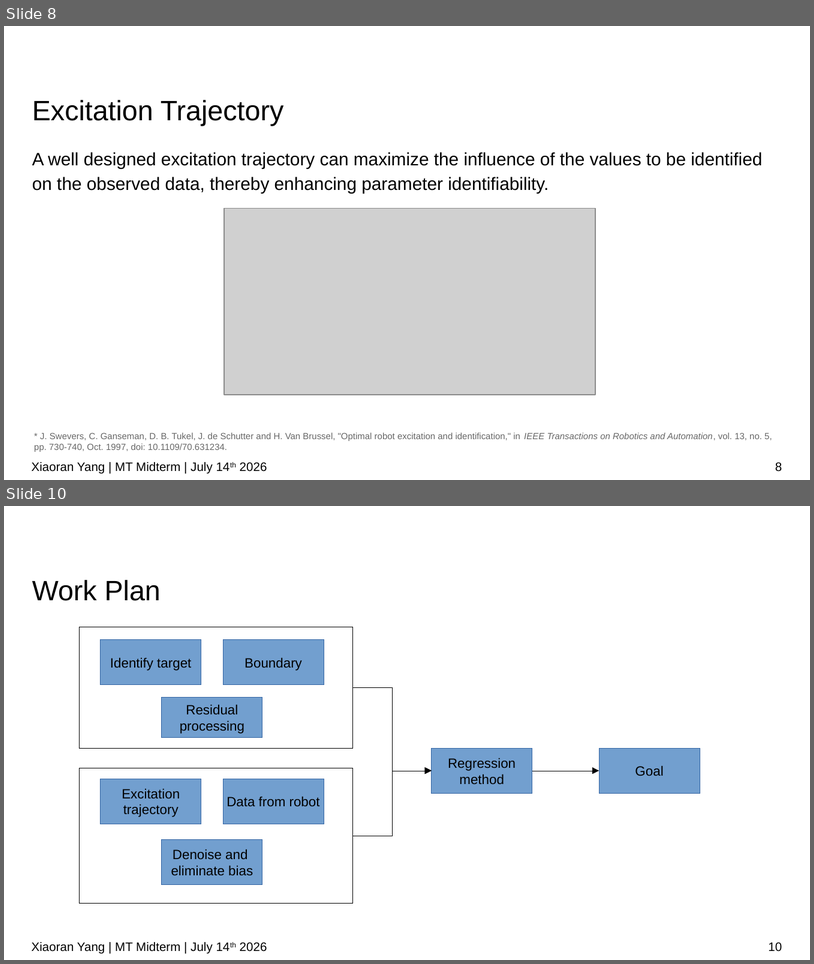
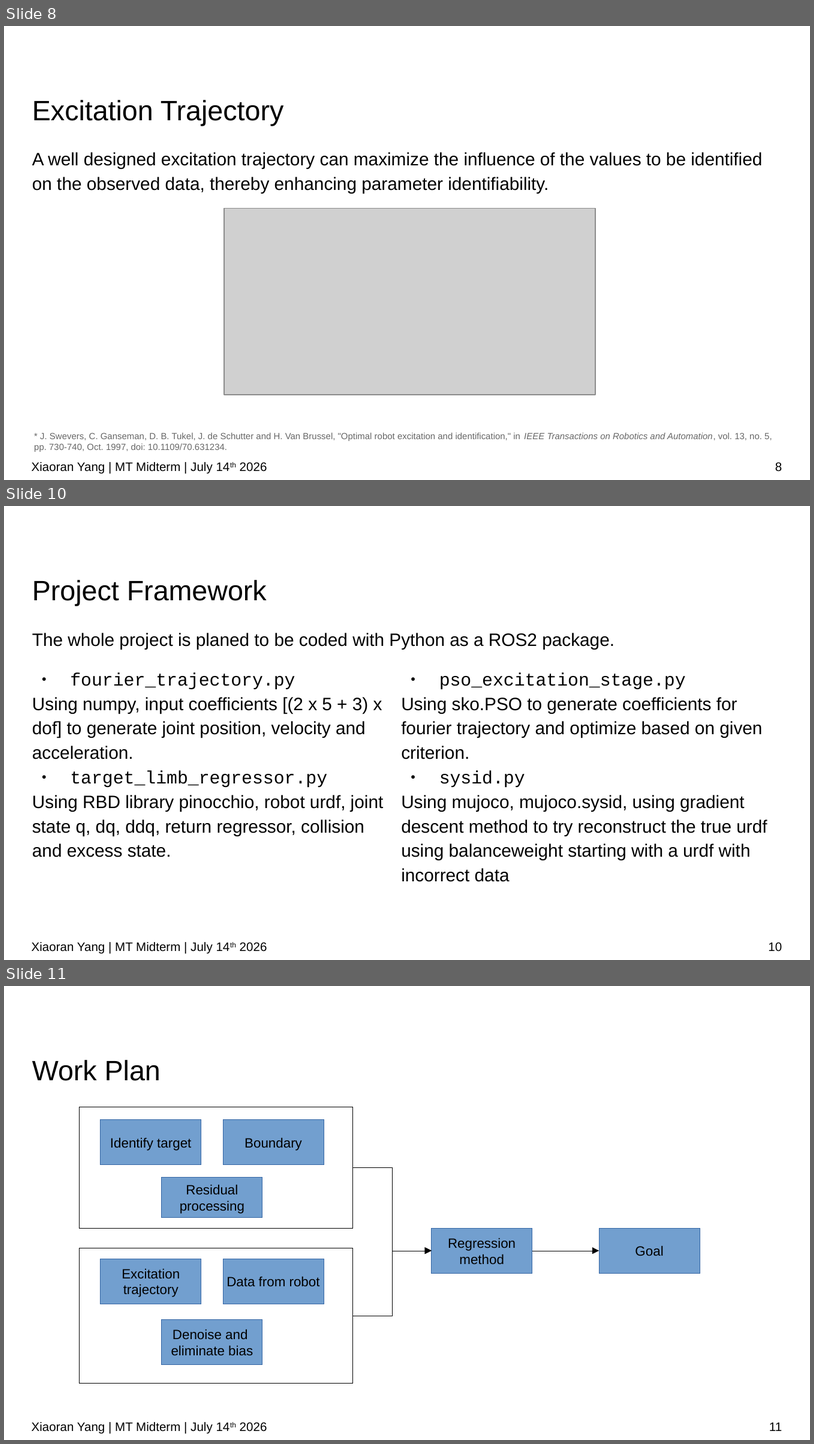
Before and after one commit to IDoccupled/identification, a slide deck: presentation/Midterm.odp. Shown one above the other, each under a label of ours: slides 8 and 10 before the commit, slides 8, 10 and 11 after it; the slides between them are not shown. The pictures are 814x964 and 814x1444 pixels, drawn with LibreOffice and Linux fonts; fonts in the diff are those of the drawing; grey boxes stand for pictures; background and template pictures are left out. Boxes give left, top, right and bottom in pixels: in the first picture for what was removed or moved away, otherwise in the second. Text is boxed around its words. In the diff, an @@ line names an element or a change of style, - is before the commit and + after.

```diff
--- a/presentation/Midterm.odp
+++ b/presentation/Midterm.odp
@@ slide 10 added at [4,506,810,960], background #FFFFFF @@
@@ title added at [32,580,267,606], 25 pt, text #000000 @@
+Project Framework
@@ text added at [32,633,615,649], 16 pt, text #000000 @@
+The whole project is planed to be coded with Python as a ROS2 package.
@@ text added at [32,673,384,857], 16 pt, text #000000 @@
+● fourier_trajectory.py
+Using numpy, input coefficients [(2 x 5 + 3) x dof] to generate joint position, velocity and acceleration.
+● target_limb_regressor.py
+Using RBD library pinocchio, robot urdf, joint state q, dq, ddq, return regressor, collision and excess state.
@@ text added at [401,673,767,882], 16 pt, text #000000 @@
+● pso_excitation_stage.py
+Using sko.PSO to generate coefficients for fourier trajectory and optimize based on given criterion.
+● sysid.py
+Using mujoco, mujoco.sysid, using gradient descent method to try reconstruct the true urdf using balanceweight starting with a urdf with incorrect data
@@ text added at [32,942,267,954], 11 pt, text #000000 @@
+Xiaoran Yang | MT Midterm | July 14th 2026
@@ page number added at [768,942,782,951], 11 pt, text #000000 @@
+10
@@ what was slide 10 is now slide 11 @@
@@ page number at [770,1422,782,1431]: text changed @@
-10
+11
```
Also in this commit, not shown: 2 slides changed.
